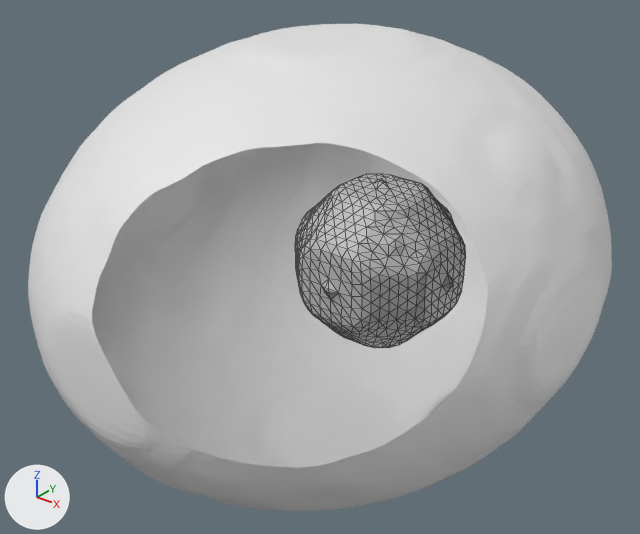
Renders of the glTF model frontend/public/cases/synth_001/synthetic/case.glb from each side of a commit.
The view is the same before and after, from a 50 mm lens placed at (136.8, -176.4, 103.5), pointed at (-1.5, -3.5, -3.7). The axes (+X, +Y, +Z) are drawn at lower left. The lights are the same throughout. The picture after the commit comes second. Mesh edges are drawn as thin lines on the coarser meshes. Everything nearer to the camera than a plane just in front of the edit is cut away.

Objects in the first picture: 'brain_surface', 'tumor_ed'.
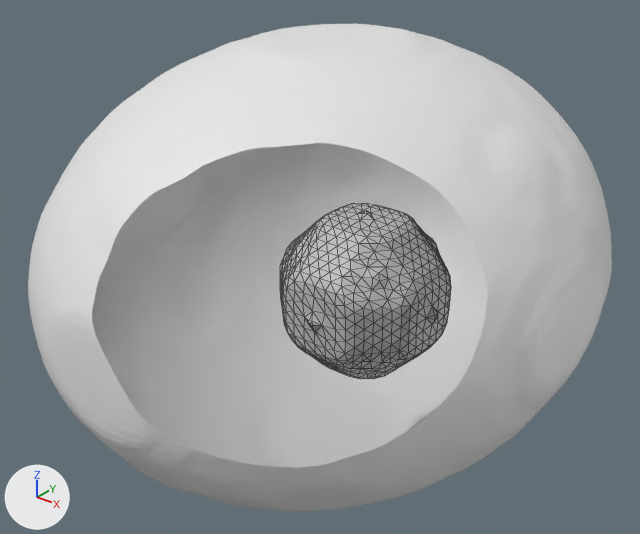
What changed in the scene script:
```text
Change me_tumor_ed:
    used by ob_tumor_ed; location = (0.0, 0.0, 0.0)
    remove me_tumor_ed.from_pydata(...)  # 1476 vertices, 2944 faces; spans x 2.6..45.4, y -33.4..9.4, z -12.4..30.4
    add me_tumor_ed.from_pydata(...)  # 1476 vertices, 2944 faces; spans x 2.6..45.4, y -39.4..3.4, z -18.4..24.4
    me_tumor_ed part 1: the whole mesh is moved by (0.0, -6.0, -6.0)
```

Changed parts and their boxes (x1, y1, x2, y2) in the pictures (640 x 534 px):
'tumor_ed', moved
    before: (295, 174, 466, 348)
    after: (280, 203, 451, 379)
